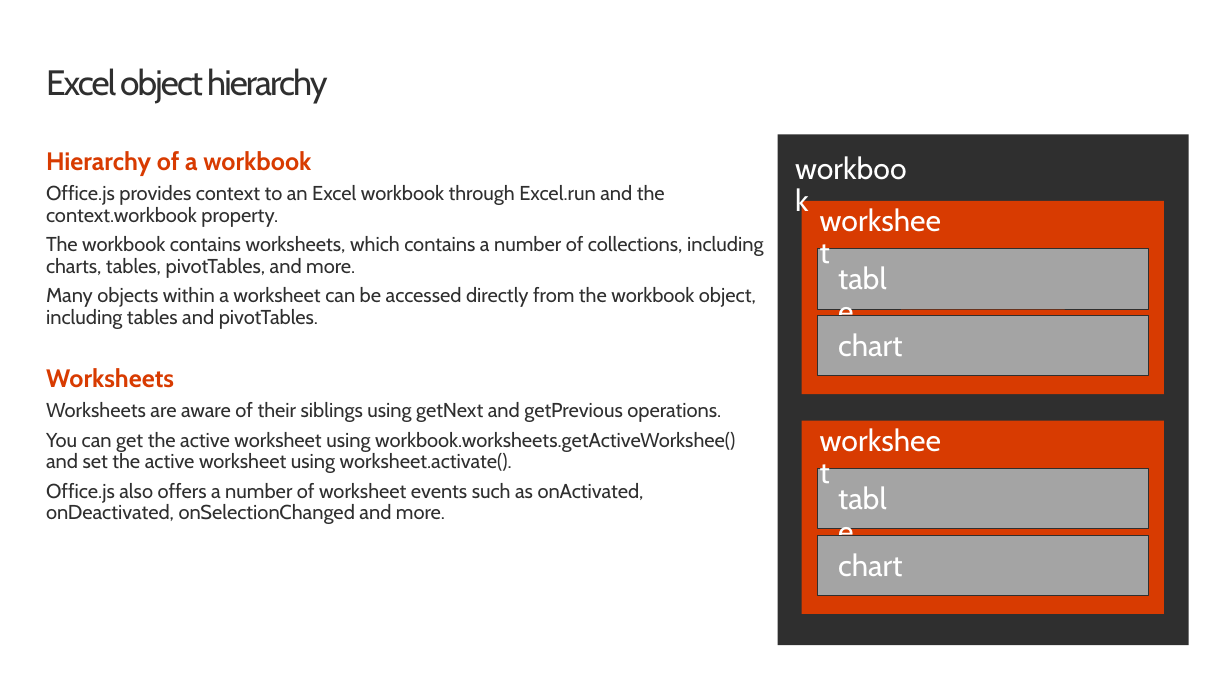
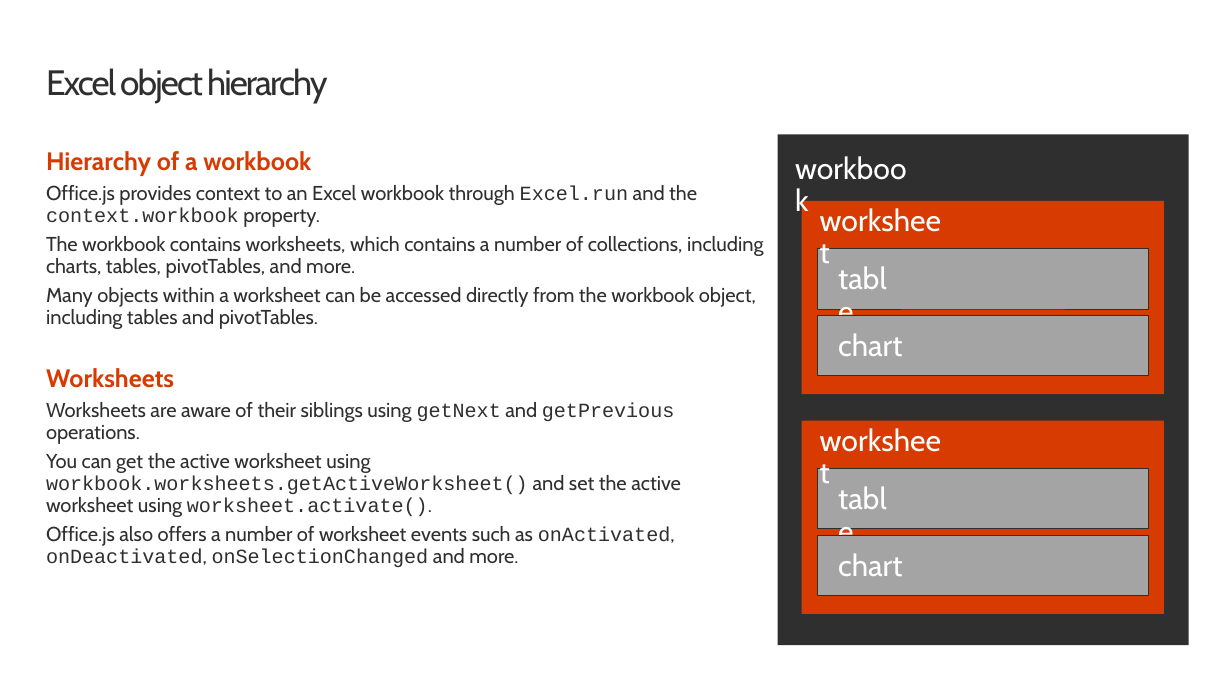
Before and after one commit to OfficeDev/TrainingContent, a slide deck: slide 5 of OfficeAddin/02 Building Add-ins for Microsoft Excel/01 Tables and Charts in Excel Add-ins.pptx. Drawn at 1232x693 pixels with LibreOffice and Linux fonts; fonts in the diff are those of the drawing; background and template pictures are left out. Boxes give left, top, right and bottom in pixels: in the first picture for what was removed or moved away, otherwise in the second. Text is boxed around its words. In the diff, an @@ line names an element or a change of style, - is before the commit and + after.

```diff
--- a/OfficeAddin/02 Building Add-ins for Microsoft Excel/01 Tables and Charts in Excel Add-ins.pptx
+++ b/OfficeAddin/02 Building Add-ins for Microsoft Excel/01 Tables and Charts in Excel Add-ins.pptx
@@ text at box(46, 185, 697, 567): font Cabin to Courier New in "Excel.run context.workbook", "getNext getPrevious", "onActivated, onDeactivated, onSelectionChanged" @@
@@ text at box(46, 453, 681, 517): text changed @@
-You can get the active worksheet using workbook.worksheets.getActiveWorkshee() and set the active worksheet using worksheet.activate().
+You can get the active worksheet using workbook.worksheets.getActiveWorksheet() and set the active worksheet using worksheet.activate().
```
Also in this commit, not shown: 8 other slides changed, 41 other files.
